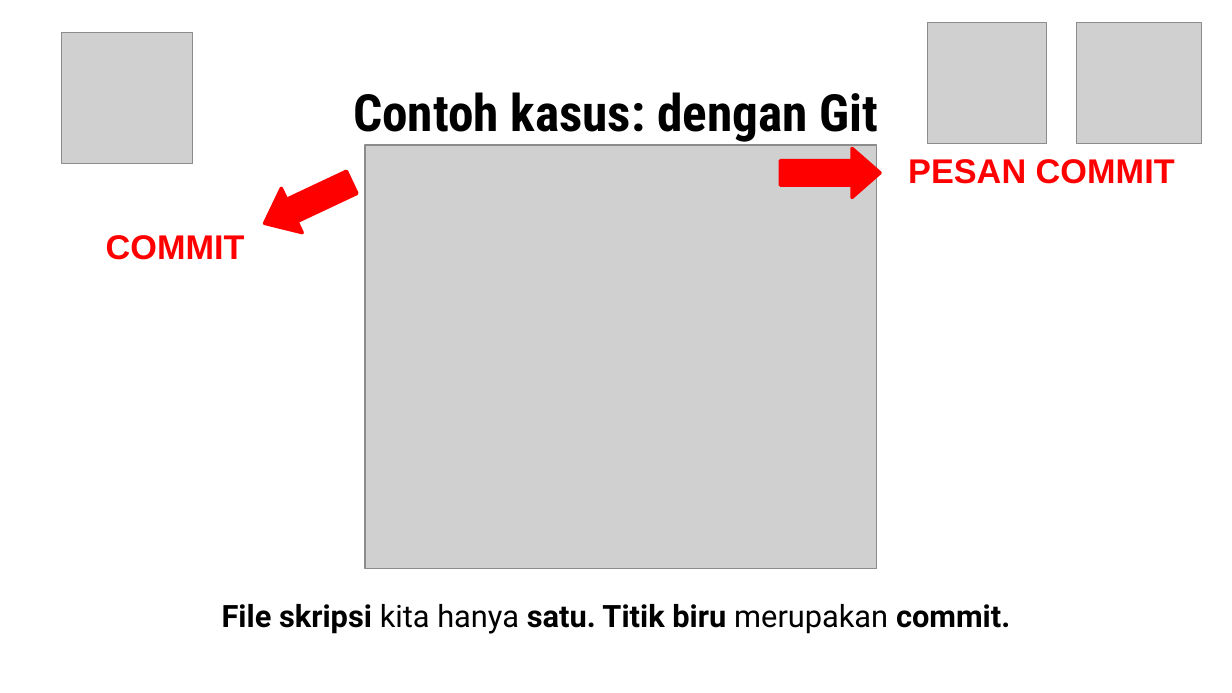
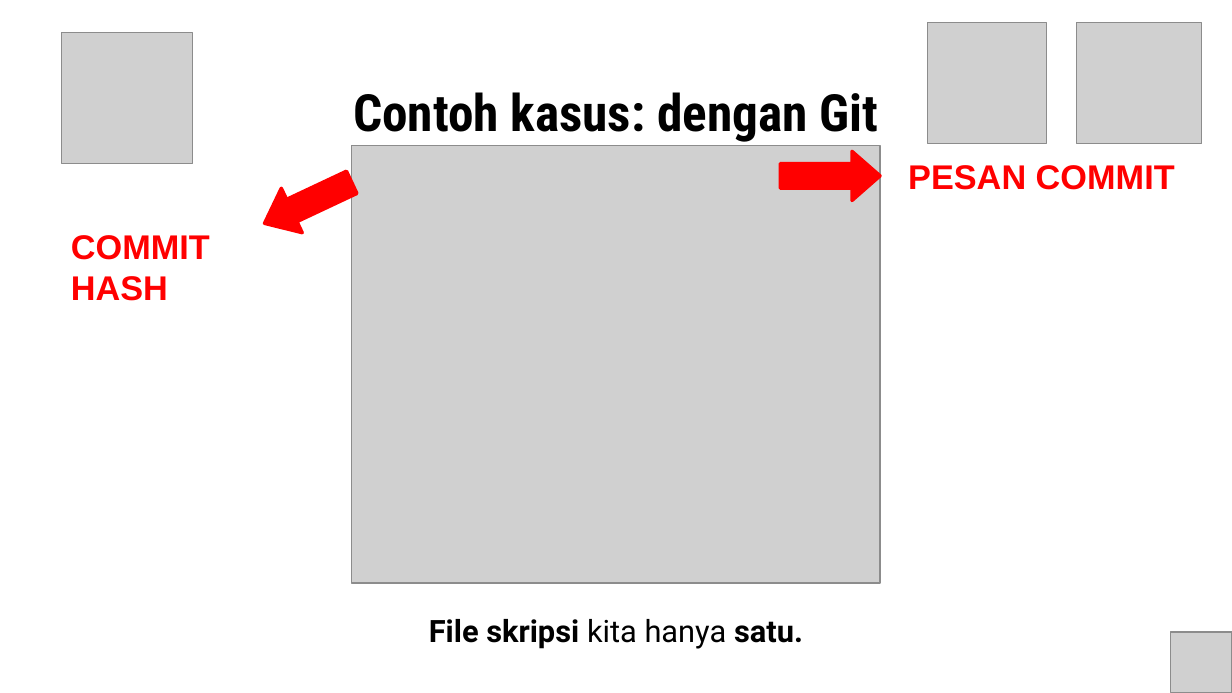
Before and after one commit to hako-975/UNPAM-File, a slide deck: slide 17 of semester 5/PKM/PPT Workshop Portofolio UNPAM.pptx (slide 15 before the commit). Drawn at 1232x693 pixels with LibreOffice and Linux fonts; fonts in the diff are those of the drawing; grey boxes stand for pictures. Boxes give left, top, right and bottom in pixels: in the first picture for what was removed or moved away, otherwise in the second. Text is boxed around its words. In the diff, an @@ line names an element or a change of style, - is before the commit and + after.

```diff
--- a/semester 5/PKM/PPT Workshop Portofolio UNPAM.pptx
+++ b/semester 5/PKM/PPT Workshop Portofolio UNPAM.pptx
@@ picture: place and size @@
-picture at (365, 145, 876, 569)
+picture at (352, 145, 881, 583)
@@ text "PESAN COMMIT": place and size @@
-text "PESAN COMMIT" at (908, 159, 1175, 184)
+text "PESAN COMMIT" at (908, 165, 1175, 190)
@@ right arrow: place and size @@
-right arrow at (780, 148, 880, 197)
+right arrow at (780, 152, 880, 201)
@@ text at (71, 235, 210, 260): alignment right to left @@
@@ text at (71, 276, 168, 301): paragraph added @@
+HASH
@@ text at (429, 619, 803, 649): text changed @@
-File skripsi kita hanya satu. Titik biru merupakan commit.
+File skripsi kita hanya satu.
@@ picture added at (1170, 632, 1232, 692) @@
```
Also in this commit, not shown: 4 other slides changed, 2 slides added, 8 other files.
